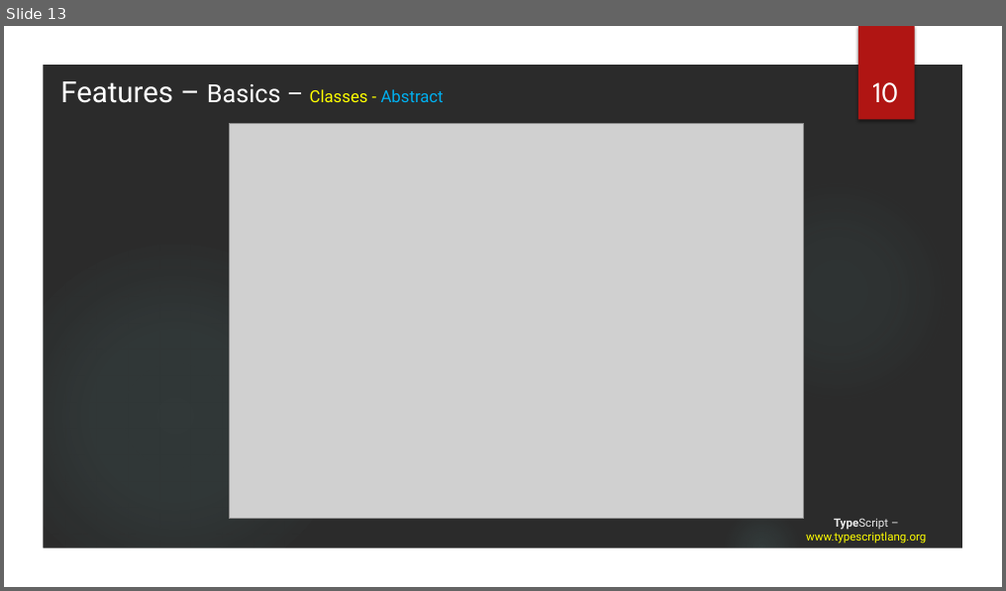
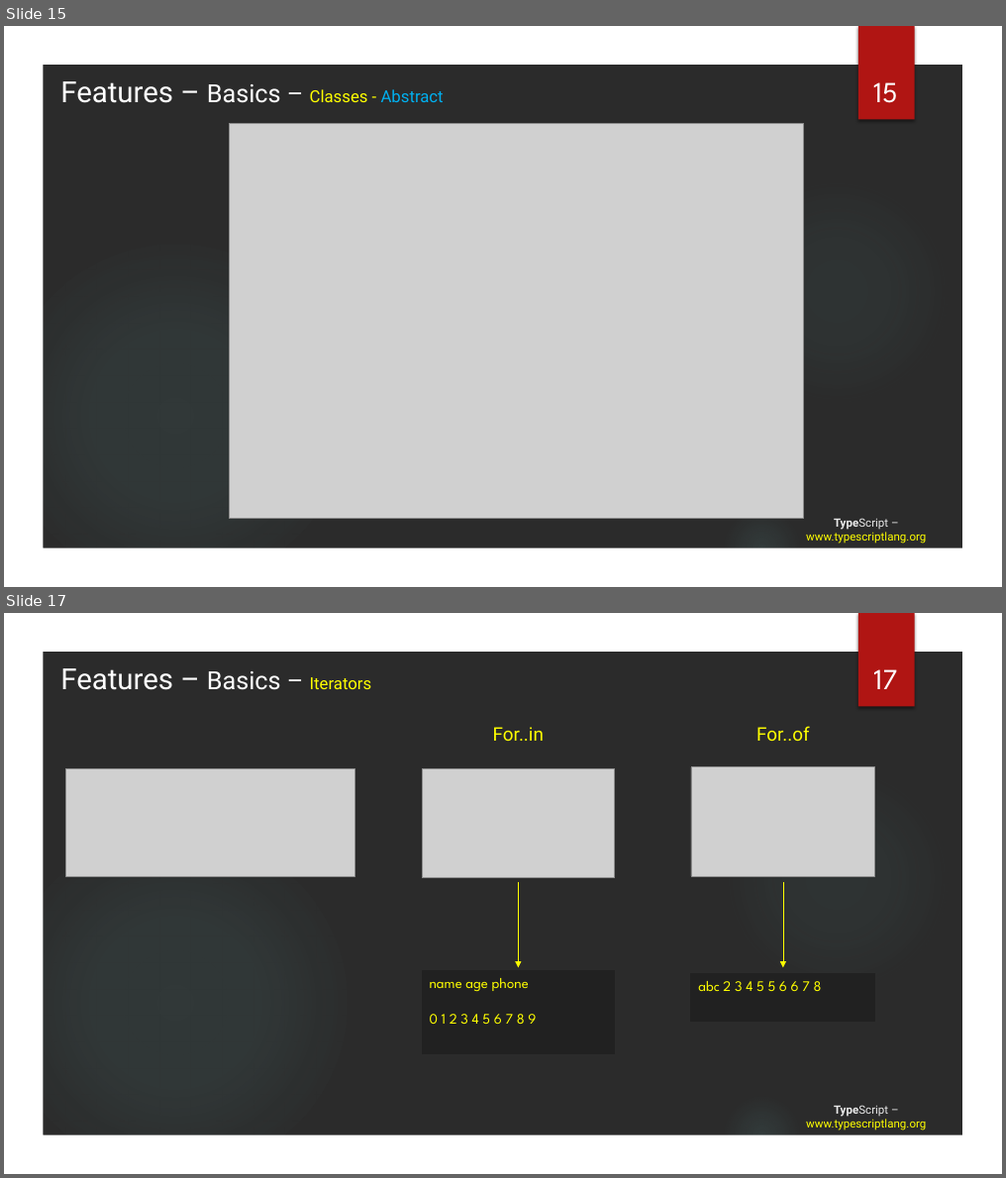
Before and after one commit to tainhx/SSFE, a slide deck: TypeScript.pptx. Shown one above the other, each under a label of ours: slide 13 before the commit, slides 15 and 17 after it; the slides between them are not shown. The pictures are 1006x591 and 1006x1178 pixels, drawn with LibreOffice and Linux fonts; fonts in the diff are those of the drawing; grey boxes stand for pictures; background and template pictures are left out; a plain dark background stands for a picture behind light text. Boxes give left, top, right and bottom in pixels: in the first picture for what was removed or moved away, otherwise in the second. Text is boxed around its words. In the diff, an @@ line names an element or a change of style, - is before the commit and + after.

```diff
--- a/TypeScript.pptx
+++ b/TypeScript.pptx
@@ slide 17 added at (x1=4, y1=613, x2=1002, y2=1174), background picture (left out); not listed: 5 template elements that a slide beside it also shows @@
@@ text added at (x1=60, y1=668, x2=372, y2=690), 28 pt, text #FFFFFF @@
+Features – Basics – Iterators
@@ page number added at (x1=873, y1=669, x2=897, y2=689), 28 pt, text #FFFFFF @@
+17
@@ text added at (x1=493, y1=727, x2=544, y2=741), 18 pt, text #FFFF00 @@
+For..in
@@ text added at (x1=756, y1=726, x2=810, y2=741), 18 pt, text #FFFF00 @@
+For..of
@@ picture added at (x1=66, y1=768, x2=354, y2=876) @@
@@ picture added at (x1=422, y1=768, x2=614, y2=878) @@
@@ picture added at (x1=691, y1=767, x2=875, y2=876) @@
@@ arrow added from (519, 882) to (519, 967), #FFFF00 0.75 pt @@
@@ arrow added from (783, 882) to (783, 967), #FFFF00 0.75 pt @@
@@ rectangle added at (x1=422, y1=970, x2=614, y2=1054), fill #212121, outline #212121 0.75 pt, 14 pt, text #FFFF00 @@
+name age phone
+0 1 2 3 4 5 6 7 8 9
@@ rectangle added at (x1=691, y1=973, x2=875, y2=1022), fill #212121, outline #212121 0.75 pt, 14 pt, text #FFFF00 @@
+abc 2 3 4 5 5 6 6 7 8
@@ title added at (x1=806, y1=1105, x2=926, y2=1131), 11 pt, text #FFFF00 @@
+TypeScript – www.typescriptlang.org
@@ what was slide 13 is now slide 15 @@
@@ page number at (x1=873, y1=82, x2=897, y2=103): text changed @@
-10
+15
```
Also in this commit, not shown: 6 slides changed, 4 other slides added, 5 other files.
